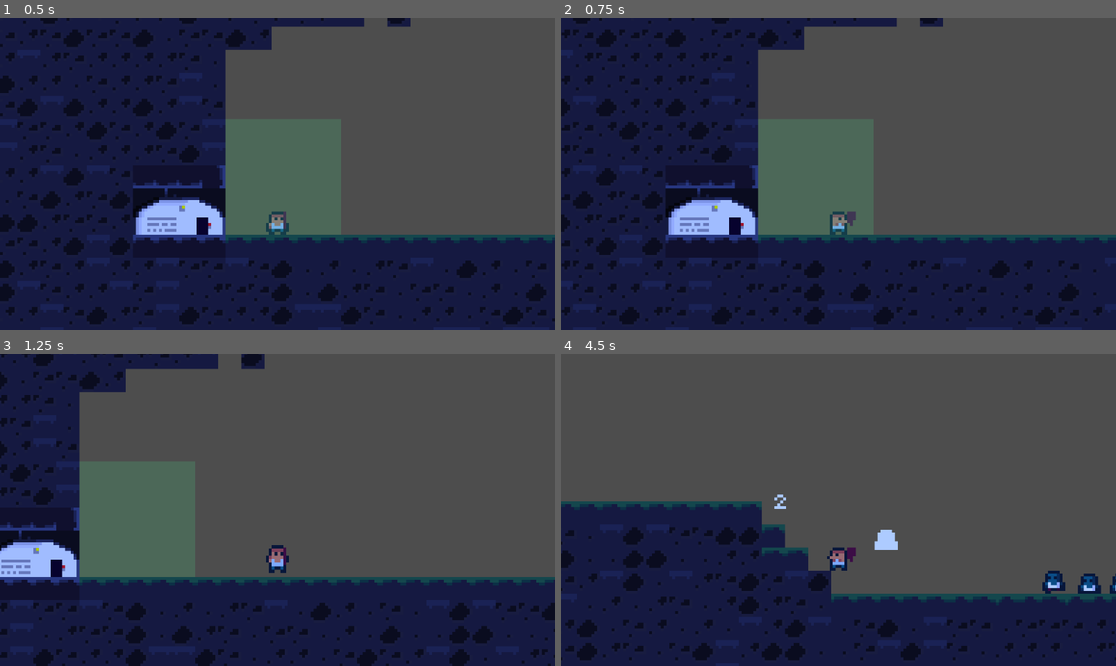
Above: before the commit, frames 1-4 (two rows, left to right).
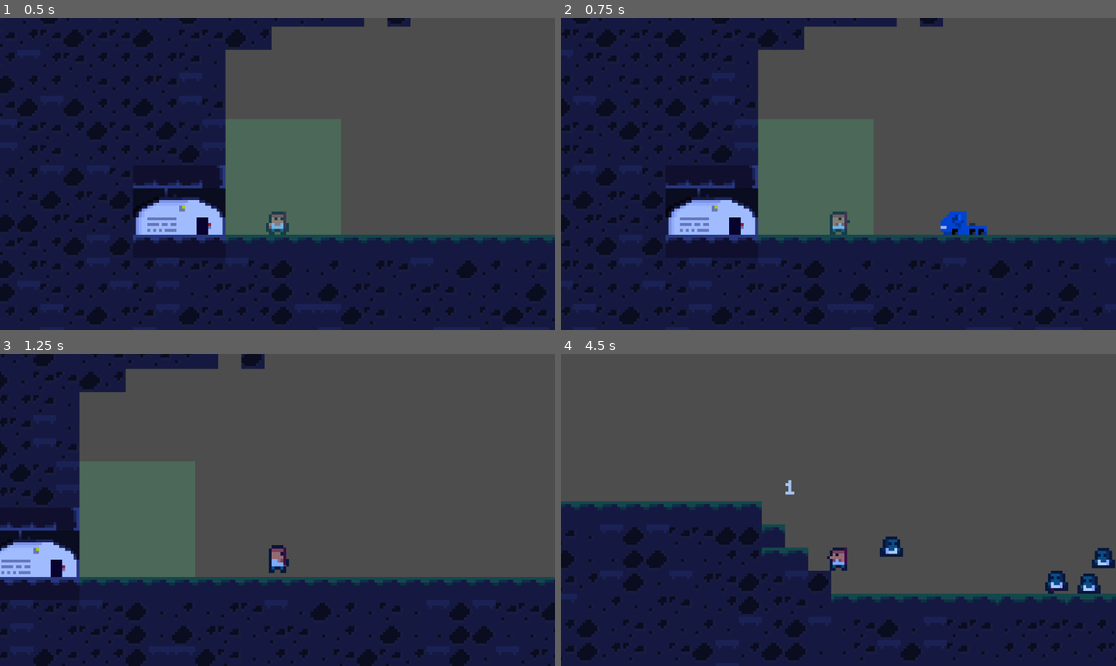
Above: after the commit, the same moments.

Repository: OllieBlomfield/zombie_game
Game: Godot game, scene res://scenes/levels/level_1.tscn
The game is run twice, just before and just after one commit, with the same random seed, the same clock (stepped at 60 frames per second) and the same inputs. The engine's default icon, where the game draws it, is replaced by a stand-in: a white triangle on a blue panel in a dark square.
Inputs:
- Up to frame 1 (0.5 s): no input
- Up to frame 2 (0.75 s): tap Enter at 0.5 s; hold D (right) from 0.53 s (still down); tap M (attack) at 0.6 s
- Up to frame 3 (1.25 s): keep holding D (right); tap Space (jump) at 0.77 s
- Up to frame 4 (4.5 s): tap M (attack) every 0.75 s from 1.35 to 4.35 s; tap Space (jump) at 1.52, 3.02, 3.77 s; release D (right) at 2.03 s; hold A (left) 2.03-2.78 s; hold D (right) 2.78-4.28 s; hold A (left) from 4.28 s (still down)

Frame 1 is identical in both runs. In frame 2, 0.5% of the frame differs, in the area x 51-77%, y 61-70%; in frame 3, less than 0.1%; in frame 4, 1.0%, in the area x 38-100%, y 40-77%.

Commit message:
Ranged Weapon Skeleton

Diff:
--- /dev/null
+++ b/ranged_bullet.gd
@@ -0,0 +1,27 @@
+class_name RangedBullet
+extends Area2D
+
+@export var damage: int = 1
+@export var knockback: float = 50
+
+var direction: Vector2
+var speed: float
+
+func _physics_process(delta: float) -> void:
+	position += direction * speed * delta
+
+func _on_area_entered(area: Area2D) -> void:
+	var hurtbox := area as HurtBox
+
+	if hurtbox == null:
+		return
+
+	var context := HitContext.new()
+	context.damage = damage
+	context.direction = direction
+	context.hit_point = global_position
+	context.knockback = knockback
+
+	hurtbox.handle_hit(context)
+
+	queue_free()
--- a/scenes/objects/player.tscn
+++ b/scenes/objects/player.tscn
@@ -6,6 +6,8 @@
 [ext_resource type="Script" uid="uid://bwjbhslyjufr3" path="res://components/hurtbox.gd" id="4_ksjmp"]
 [ext_resource type="Script" uid="uid://1kgpo4ysg2r4" path="res://components/combat.gd" id="5_ksjmp"]
 [ext_resource type="PackedScene" uid="uid://s7s5nvrfefnl" path="res://scenes/weapons/mele_weapon.tscn" id="6_2rlf8"]
+[ext_resource type="Script" uid="uid://ccu5kprubgnfa" path="res://scripts/weapons/ranged_weapon.gd" id="7_0ay4w"]
+[ext_resource type="PackedScene" uid="uid://dfm5mc3s3vq0j" path="res://scenes/weapons/ranged_bullet.tscn" id="8_tuhu7"]
 
 [sub_resource type="RectangleShape2D" id="RectangleShape2D_h5uus"]
 size = Vector2(7.9, 7.9)
@@ -16,7 +18,7 @@
 [node name="Player" type="CharacterBody2D" unique_id=1359689479 node_paths=PackedStringArray("weapon", "health", "hurtbox") groups=["player"]]
 collision_mask = 4
 script = ExtResource("1_a8lix")
-weapon = NodePath("MeleWeapon")
+weapon = NodePath("RangedWeapon")
 health = NodePath("Health")
 hurtbox = NodePath("HurtBox")
 
@@ -49,9 +51,18 @@
 
 [node name="Combat" type="Node" parent="." unique_id=1924109106 node_paths=PackedStringArray("current_weapon")]
 script = ExtResource("5_ksjmp")
-current_weapon = NodePath("../MeleWeapon")
+current_weapon = NodePath("../RangedWeapon")
 metadata/_custom_type_script = "uid://1kgpo4ysg2r4"
 
 [node name="MeleWeapon" parent="." unique_id=1078517139 instance=ExtResource("6_2rlf8")]
 position = Vector2(1, 0)
 knockback = 150.0
+
+[node name="RangedWeapon" type="Node2D" parent="." unique_id=14749098 node_paths=PackedStringArray("fire_point")]
+script = ExtResource("7_0ay4w")
+bullet_scene = ExtResource("8_tuhu7")
+fire_point = NodePath("../Marker2D")
+metadata/_custom_type_script = "uid://ccu5kprubgnfa"
+
+[node name="Marker2D" type="Marker2D" parent="." unique_id=1430482251]
+position = Vector2(4, 0)
--- /dev/null
+++ b/scenes/weapons/ranged_bullet.tscn
@@ -0,0 +1,56 @@
+[gd_scene format=3 uid="uid://dfm5mc3s3vq0j"]
+
+[ext_resource type="Script" uid="uid://cngmuurt3c3ix" path="res://ranged_bullet.gd" id="1_tv6er"]
+[ext_resource type="Texture2D" uid="uid://c0k2yxjsge1ll" path="res://graphics/Props/Car 15 [16x8].png" id="2_imdju"]
+
+[sub_resource type="AtlasTexture" id="AtlasTexture_6cryw"]
+atlas = ExtResource("2_imdju")
+region = Rect2(0, 0, 16, 8)
+
+[sub_resource type="AtlasTexture" id="AtlasTexture_gwmic"]
+atlas = ExtResource("2_imdju")
+region = Rect2(16, 0, 16, 8)
+
+[sub_resource type="AtlasTexture" id="AtlasTexture_4j866"]
+atlas = ExtResource("2_imdju")
+region = Rect2(32, 0, 16, 8)
+
+[sub_resource type="AtlasTexture" id="AtlasTexture_8s7o1"]
+atlas = ExtResource("2_imdju")
+region = Rect2(48, 0, 16, 8)
+
+[sub_resource type="SpriteFrames" id="SpriteFrames_llvys"]
+animations = [{
+"frames": [{
+"duration": 1.0,
+"texture": SubResource("AtlasTexture_6cryw")
+}, {
+"duration": 1.0,
+"texture": SubResource("AtlasTexture_gwmic")
+}, {
+"duration": 1.0,
+"texture": SubResource("AtlasTexture_4j866")
+}, {
+"duration": 1.0,
+"texture": SubResource("AtlasTexture_8s7o1")
+}],
+"loop": true,
+"name": &"default",
+"speed": 5.0
+}]
+
+[sub_resource type="CircleShape2D" id="CircleShape2D_uh1wj"]
+
+[node name="RangedBullet" type="Area2D" unique_id=1845268733]
+collision_layer = 0
+collision_mask = 6
+script = ExtResource("1_tv6er")
+
+[node name="AnimatedSprite2D" type="AnimatedSprite2D" parent="." unique_id=1937034321]
+sprite_frames = SubResource("SpriteFrames_llvys")
+frame_progress = 0.18998434
+
+[node name="CollisionShape2D" type="CollisionShape2D" parent="." unique_id=2123978625]
+shape = SubResource("CircleShape2D_uh1wj")
+
+[connection signal="area_entered" from="." to="." method="_on_area_entered"]
--- /dev/null
+++ b/scenes/weapons/ranged_weapon.tscn
@@ -0,0 +1,22 @@
+[gd_scene format=3 uid="uid://dlv05bwuk610j"]
+
+[ext_resource type="Script" uid="uid://ccu5kprubgnfa" path="res://scripts/weapons/ranged_weapon.gd" id="1_0hegm"]
+[ext_resource type="Texture2D" uid="uid://df76glc4vk7qt" path="res://graphics/Props/Supports in a trailer 2 [24x16].png" id="2_l4v5d"]
+
+[sub_resource type="SpriteFrames" id="SpriteFrames_7dvhj"]
+animations = [{
+"frames": [{
+"duration": 1.0,
+"texture": ExtResource("2_l4v5d")
+}],
+"loop": true,
+"name": &"default",
+"speed": 5.0
+}]
+
+[node name="RangedWeapon" type="Node2D" unique_id=1371481615]
+script = ExtResource("1_0hegm")
+
+[node name="AnimatedSprite2D" type="AnimatedSprite2D" parent="." unique_id=1954218496]
+scale = Vector2(0.26041666, 1)
+sprite_frames = SubResource("SpriteFrames_7dvhj")
--- a/scripts/objects/player.gd
+++ b/scripts/objects/player.gd
@@ -2,7 +2,7 @@
 extends CharacterBody2D
 
 @export var camera: Camera2D
-@export var weapon: MeleWeapon
+@export var weapon: Weapon
 
 @export var health: Health
 @export var hurtbox: HurtBox
@@ -48,7 +48,7 @@
 @onready var player_spawn_point: Area2D = $"../PlayerSpawnPoint"
 
 func _ready() -> void:
-	weapon.attack_finished.connect(_attack_finished)
+	#weapon.attack_finished.connect(_attack_finished)
 	hurtbox.received_hit.connect(_on_hurtbox_hit)
 	if player_spawn_point:
 		global_position = player_spawn_point.global_position
@@ -58,7 +58,7 @@
 func _physics_process(delta: float) -> void:
 	if Input.is_action_just_pressed("right"): facing_direction = 1
 	if Input.is_action_just_pressed("left"): facing_direction = -1
-
+	weapon.flip_h = facing_direction < 0
 	_handle_gravity(delta)
 
 	_handle_jump(delta)
--- a/scripts/weapons/mele_weapon.gd
+++ b/scripts/weapons/mele_weapon.gd
@@ -1,5 +1,6 @@
+class_name MeleWeapon
 extends Weapon
-class_name MeleWeapon
+
 
 
 @export var damage: int = 2
@@ -38,7 +39,6 @@
 	print("ATTACK HIT")
 	var context: HitContext = HitContext.new()
 	context.damage = damage
-	#context.hit_point =
 	context.direction = (hurtbox.global_position - global_position).normalized()
 	context.hit_point = global_position
 	context.knockback = knockback
--- /dev/null
+++ b/scripts/weapons/ranged_weapon.gd
@@ -0,0 +1,22 @@
+class_name RangedWeapon
+extends Weapon
+
+
+@export var bullet_scene: PackedScene
+@export var fire_point: Marker2D
+@export var bullet_speed: float = 400
+@export var flip_h: bool = false
+
+func perform_attack() -> void: #call pefrom_attack or execute_attack to imply something active is happening
+	var bullet = bullet_scene.instantiate()
+
+	get_tree().current_scene.add_child(bullet)
+
+	bullet.global_position = fire_point.global_position
+
+	var dir := Vector2.RIGHT
+	if flip_h:
+		dir = Vector2.LEFT
+
+	bullet.direction = Vector2.LEFT if flip_h else Vector2.RIGHT
+	bullet.speed = bullet_speed
Not shown, added: ranged_bullet.gd.uid
Not shown, added: scripts/weapons/ranged_weapon.gd.uid
Renamed: scenes/weapons/weapon.gd -> scripts/weapons/weapon.gd
Renamed: scenes/weapons/weapon.gd.uid -> scripts/weapons/weapon.gd.uid
